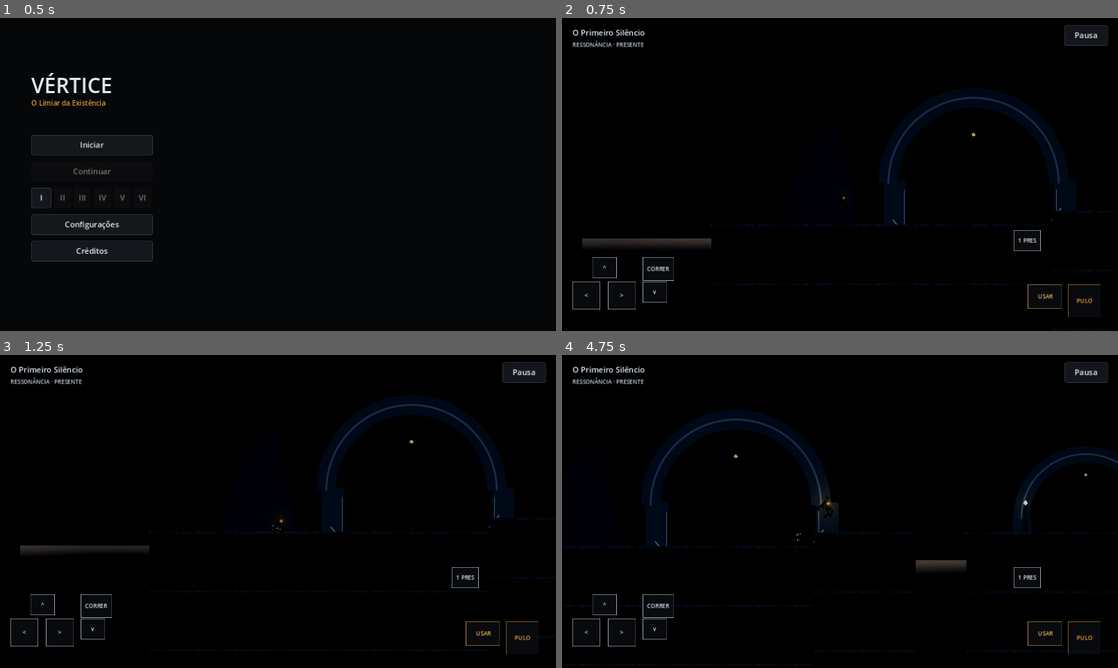
Above: before the commit, frames 1-4 (two rows, left to right).
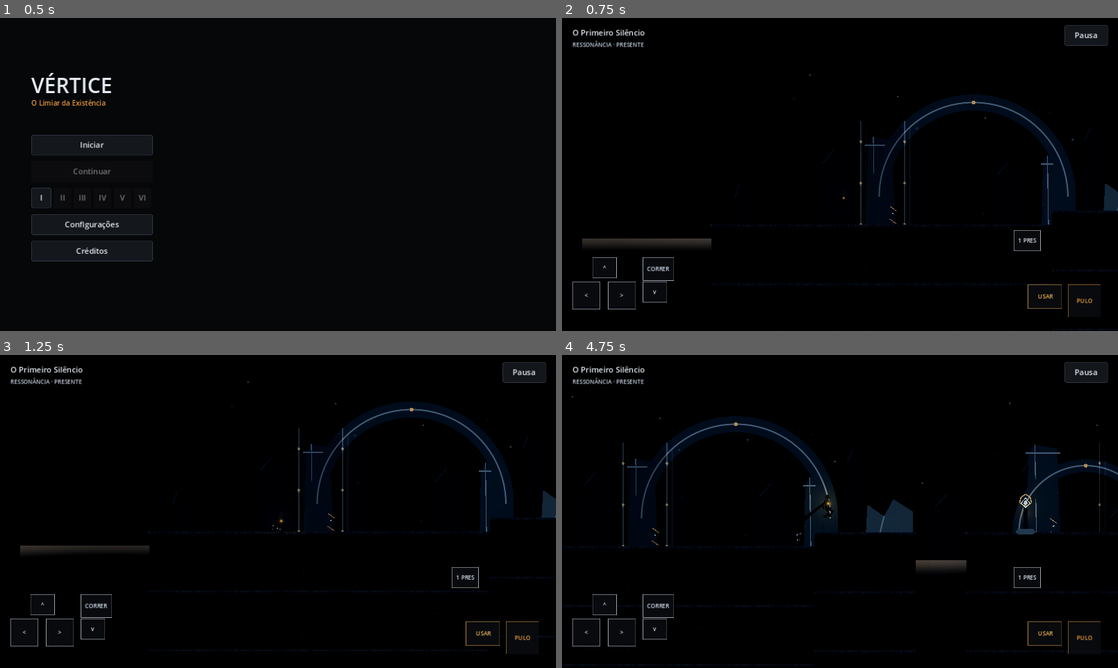
Above: after the commit, the same moments.

Repository: maguillah/VERTICE
Game: Godot game, scene res://scenes/main.tscn
Two runs of this game, one before a commit and one after it. Both use one fixed random seed, a clock stepped at 60 frames per second and the inputs below.
Inputs:
- Up to frame 1 (0.5 s): no input
- Up to frame 2 (0.75 s): click "Iniciar" at 0.5 s
- Up to frame 3 (1.25 s): no input
- Up to frame 4 (4.75 s): hold Shift (run) 1.28-2.03 s; hold D (move_right) 1.28-2.78 s; tap Space (jump) at 1.52, 2.27, 3.77, 4.52 s; tap E (interact) at 2.1 s; tap Shift (run) at 2.3, 3.8 s; hold A (move_left) 2.78-3.53 s; hold Shift (run) 2.78-3.53 s; hold D (move_right) from 3.53 s (still down); tap 2 (state_echo) at 3.6 s; hold Shift (run) from 4.28 s (still down); tap 1 (state_present) at 4.35 s

Frame 1 is identical in both runs. In frame 2, 1.5% of the frame differs, in the area x 31-100%, y 18-66%; in frame 3, 1.5%; in frame 4, 3.7%, in the area x 1-100%, y 13-62%.

Commit message:
Fase 01: reforma visual completa do capitulo 1

Diff:
--- a/VERTICE/scenes/area_1_silence.tscn
+++ b/VERTICE/scenes/area_1_silence.tscn
@@ -3,7 +3,7 @@
 [ext_resource type="Script" path="res://scripts/area_transition.gd" id="1_at"]
 [ext_resource type="PackedScene" path="res://scenes/checkpoint.tscn" id="2_cp"]
 [ext_resource type="Script" path="res://scripts/resonance_object.gd" id="3_ro"]
-[ext_resource type="Script" path="res://scripts/area1_visuals.gd" id="4_visuals"]
+[ext_resource type="Script" path="res://scripts/chapter_area_visuals.gd" id="4_visuals"]
 
 [sub_resource type="RectangleShape2D" id="RectangleShape2D_trig1"]
 size = Vector2(80, 640)
@@ -22,6 +22,7 @@
 [node name="Area1Visuals" type="Node2D" parent="."]
 z_index = -5
 script = ExtResource("4_visuals")
+area_id = 1
 
 [node name="AreaTrigger" type="Area2D" parent="."]
 position = Vector2(120, 320)
--- a/VERTICE/scenes/area_2_vestige.tscn
+++ b/VERTICE/scenes/area_2_vestige.tscn
@@ -1,10 +1,11 @@
-[gd_scene load_steps=10 format=3]
+[gd_scene load_steps=11 format=3]
 
 [ext_resource type="Script" path="res://scripts/area_transition.gd" id="1_at"]
 [ext_resource type="PackedScene" path="res://scenes/resonance_node.tscn" id="2_rn"]
 [ext_resource type="PackedScene" path="res://scenes/echo_memory.tscn" id="3_em"]
 [ext_resource type="Script" path="res://scripts/resonance_object.gd" id="4_ro"]
 
+[ext_resource type="Script" path="res://scripts/chapter_area_visuals.gd" id="chapter_visuals"]
 [sub_resource type="RectangleShape2D" id="RectangleShape2D_trig2"]
 size = Vector2(80, 640)
 
@@ -21,6 +22,11 @@
 size = Vector2(240, 22)
 
 [node name="Area2_Vestige" type="Node2D"]
+
+[node name="ChapterVisuals" type="Node2D" parent="."]
+z_index = -10
+script = ExtResource("chapter_visuals")
+area_id = 2
 
 [node name="AreaTrigger" type="Area2D" parent="."]
 position = Vector2(60, 320)
--- a/VERTICE/scenes/area_3_memory.tscn
+++ b/VERTICE/scenes/area_3_memory.tscn
@@ -1,10 +1,11 @@
-[gd_scene load_steps=12 format=3]
+[gd_scene load_steps=13 format=3]
 
 [ext_resource type="Script" path="res://scripts/area_transition.gd" id="1_at"]
 [ext_resource type="PackedScene" path="res://scenes/checkpoint.tscn" id="2_cp"]
 [ext_resource type="PackedScene" path="res://scenes/echo_memory.tscn" id="3_em"]
 [ext_resource type="Script" path="res://scripts/resonance_object.gd" id="4_ro"]
 
+[ext_resource type="Script" path="res://scripts/chapter_area_visuals.gd" id="chapter_visuals"]
 [sub_resource type="RectangleShape2D" id="RectangleShape2D_trig3"]
 size = Vector2(80, 640)
 
@@ -27,6 +28,11 @@
 size = Vector2(340, 160)
 
 [node name="Area3_Memory" type="Node2D"]
+
+[node name="ChapterVisuals" type="Node2D" parent="."]
+z_index = -10
+script = ExtResource("chapter_visuals")
+area_id = 3
 
 [node name="AreaTrigger" type="Area2D" parent="."]
 position = Vector2(60, 320)
--- a/VERTICE/scenes/area_4_distortion.tscn
+++ b/VERTICE/scenes/area_4_distortion.tscn
@@ -7,6 +7,7 @@
 [ext_resource type="PackedScene" path="res://scenes/echo_memory.tscn" id="5_em"]
 [ext_resource type="Script" path="res://scripts/resonance_object.gd" id="6_ro"]
 
+[ext_resource type="Script" path="res://scripts/chapter_area_visuals.gd" id="chapter_visuals"]
 [sub_resource type="RectangleShape2D" id="RectangleShape2D_trig4"]
 size = Vector2(80, 640)
 
@@ -26,6 +27,11 @@
 size = Vector2(320, 160)
 
 [node name="Area4_Distortion" type="Node2D"]
+
+[node name="ChapterVisuals" type="Node2D" parent="."]
+z_index = -10
+script = ExtResource("chapter_visuals")
+area_id = 4
 
 [node name="AreaTrigger" type="Area2D" parent="."]
 position = Vector2(60, 320)
--- a/VERTICE/scenes/area_5_call.tscn
+++ b/VERTICE/scenes/area_5_call.tscn
@@ -1,10 +1,11 @@
-[gd_scene load_steps=9 format=3]
+[gd_scene load_steps=10 format=3]
 
 [ext_resource type="Script" path="res://scripts/area_transition.gd" id="1_at"]
 [ext_resource type="PackedScene" path="res://scenes/resonance_node.tscn" id="2_rn"]
 [ext_resource type="PackedScene" path="res://scenes/echo_memory.tscn" id="3_em"]
 [ext_resource type="Script" path="res://scripts/resonance_object.gd" id="4_ro"]
 
+[ext_resource type="Script" path="res://scripts/chapter_area_visuals.gd" id="chapter_visuals"]
 [sub_resource type="RectangleShape2D" id="RectangleShape2D_trig5"]
 size = Vector2(80, 720)
 
@@ -18,6 +19,11 @@
 size = Vector2(760, 220)
 
 [node name="Area5_Call" type="Node2D"]
+
+[node name="ChapterVisuals" type="Node2D" parent="."]
+z_index = -10
+script = ExtResource("chapter_visuals")
+area_id = 5
 
 [node name="AreaTrigger" type="Area2D" parent="."]
 position = Vector2(80, 320)
--- a/VERTICE/scenes/checkpoint.tscn
+++ b/VERTICE/scenes/checkpoint.tscn
@@ -28,3 +28,23 @@
 color = Color(0.96, 0.62, 0.22, 1)
 energy = 0.5
 texture_scale = 3.2
+
+
+[node name="SigilFrame" type="Line2D" parent="."]
+position = Vector2(0, -64)
+z_index = 2
+points = PackedVector2Array(-13, 0, -10, -12, 0, -19, 10, -12, 13, 0, 0, 8, -13, 0)
+width = 2.0
+default_color = Color(0.71, 0.54, 0.32, 0.9)
+
+[node name="BaseOrnament" type="Polygon2D" parent="."]
+z_index = 1
+color = Color(0.25, 0.31, 0.35, 1)
+polygon = PackedVector2Array(-22, 0, -17, -8, 17, -8, 22, 0, 15, 5, -15, 5)
+
+[node name="InnerSigil" type="Line2D" parent="."]
+position = Vector2(0, -64)
+z_index = 3
+points = PackedVector2Array(0, -11, 9, 0, 0, 11, -9, 0, 0, -11)
+width = 1.5
+default_color = Color(0.45, 0.72, 0.73, 0.85)
--- /dev/null
+++ b/VERTICE/scripts/chapter_area_visuals.gd
@@ -0,0 +1,372 @@
+extends Node2D
+
+@export_range(1, 5) var area_id: int = 1
+
+const FAR := Color("#111923")
+const MID := Color("#202d38")
+const STONE := Color("#34424c")
+const EDGE := Color("#586873")
+const GOLD := Color("#b68b54")
+const CYAN := Color("#72a9ad")
+const DARK := Color("#0b1119")
+
+func _draw() -> void:
+	_draw_horizon()
+	match area_id:
+		1:
+			_draw_silence()
+		2:
+			_draw_vestige()
+		3:
+			_draw_memory()
+		4:
+			_draw_distortion()
+		5:
+			_draw_call()
+	_draw_ground_details()
+	_draw_material_layers()
+	_draw_architectural_details()
+	_draw_ambient_motes()
+
+func _draw_horizon() -> void:
+	for i in range(9):
+		var x := float(i) * 190.0 - 80.0
+		var h := 150.0 + float((i * 73) % 170)
+		var w := 42.0 + float((i * 29) % 55)
+		draw_colored_polygon(PackedVector2Array([
+			Vector2(x, 570), Vector2(x + 12, 570 - h),
+			Vector2(x + w * 0.5, 570 - h - 28),
+			Vector2(x + w, 570 - h), Vector2(x + w + 18, 570)
+		]), FAR)
+		draw_line(Vector2(x + 12, 570 - h),
+			Vector2(x + w * 0.5, 570 - h - 28), MID, 2.0)
+
+func _draw_silence() -> void:
+	_pillar(250, 600, 70, 310)
+	_pillar(625, 600, 58, 270)
+	_pillar(1120, 600, 82, 340)
+	_pillar(1430, 600, 48, 220)
+	_arch(450, 420, 205, 34)
+	_arch(1210, 450, 145, 27)
+	_ruin(780, 580, 110, 190)
+	_draw_waterline(0, 1530, 605)
+	_rune_column(275, 440)
+	_rune_column(1140, 420)
+
+func _draw_vestige() -> void:
+	for i in range(7):
+		var x := 100.0 + i * 205.0
+		draw_line(Vector2(x, 170), Vector2(x - 70, 590), EDGE, 5.0)
+		draw_line(Vector2(x + 15, 170), Vector2(x + 90, 590), MID, 3.0)
+		draw_line(Vector2(x - 70, 320), Vector2(x + 90, 320), STONE, 8.0)
+		draw_circle(Vector2(x, 320), 7.0, GOLD)
+		draw_line(Vector2(x - 70, 320), Vector2(x + 90, 320), EDGE, 1.5)
+		_draw_cable(x - 70, 320, x - 115, 480)
+		_draw_cable(x + 90, 320, x + 130, 490)
+	_pillar(380, 590, 90, 260)
+	_pillar(1180, 590, 110, 330)
+	_gear(760, 285, 54)
+
+func _draw_memory() -> void:
+	for i in range(6):
+		var x := 130.0 + i * 235.0
+		var y := 205.0 + float((i % 3) * 55)
+		draw_colored_polygon(PackedVector2Array([
+			Vector2(x - 70, y + 120), Vector2(x - 45, y - 20),
+			Vector2(x, y - 65), Vector2(x + 48, y - 20),
+			Vector2(x + 70, y + 120)
+		]), MID)
+		draw_polyline(PackedVector2Array([
+			Vector2(x - 45, y + 90), Vector2(x - 20, y + 20),
+			Vector2(x, y - 30), Vector2(x + 25, y + 20),
+			Vector2(x + 48, y + 90)
+		]), EDGE, 2.0, true)
+		draw_circle(Vector2(x, y - 65), 5.0, CYAN)
+		draw_line(Vector2(x, y + 120), Vector2(x, 590), EDGE, 2.0)
+		_draw_fragments(x, y + 145)
+	_arch(750, 390, 115, 22)
+	_arch(1280, 410, 155, 25)
+
+func _draw_distortion() -> void:
+	for i in range(6):
+		var x := 170.0 + i * 245.0
+		var offset := float((i % 2) * 65)
+		draw_colored_polygon(PackedVector2Array([
+			Vector2(x - 60, 590), Vector2(x - 30, 230 + offset),
+			Vector2(x + 55, 190 + offset), Vector2(x + 90, 590)
+		]), MID)
+		draw_line(Vector2(x - 30, 230 + offset),
+			Vector2(x + 55, 190 + offset), CYAN, 2.0)
+		draw_line(Vector2(x, 250 + offset),
+			Vector2(x + 15, 560), EDGE, 2.0)
+		draw_circle(Vector2(x + 12, 360 + offset), 5.0, GOLD)
+	_draw_broken_ring(480, 340, 115)
+	_draw_broken_ring(1120, 300, 150)
+	_gear(800, 410, 38)
+
+func _draw_call() -> void:
+	_pillar(170, 600, 85, 350)
+	_pillar(440, 600, 65, 280)
+	_pillar(1310, 600, 95, 390)
+	_pillar(1530, 600, 70, 300)
+	_arch(760, 430, 265, 48)
+	_arch(1160, 420, 185, 32)
+	_arch(760, 430, 205, 3)
+	_draw_broken_ring(760, 330, 95)
+	_draw_rune_field(1160, 320)
+	_draw_waterline(0, 1650, 610)
+
+func _draw_ground_details() -> void:
+	for i in range(24):
+		var x := float(i) * 67.0 + 18.0
+		var y := 574.0 + float((i * 13) % 30)
+		draw_line(Vector2(x, y), Vector2(x + 18, y - 2), EDGE, 1.4)
+		if i % 4 == 0:
+			draw_circle(Vector2(x + 28, y - 12), 2.2, GOLD)
+
+func _pillar(x: float, base: float, width: float, height: float) -> void:
+	var top := base - height
+	draw_colored_polygon(PackedVector2Array([
+		Vector2(x - width * 0.5, base),
+		Vector2(x - width * 0.42, top + 18),
+		Vector2(x - width * 0.25, top),
+		Vector2(x + width * 0.35, top + 8),
+		Vector2(x + width * 0.5, base)
+	]), MID)
+	draw_line(Vector2(x - width * 0.25, top),
+		Vector2(x - width * 0.18, base), EDGE, 2.0)
+	draw_line(Vector2(x + width * 0.35, top + 8),
+		Vector2(x + width * 0.5, base), DARK, 3.0)
+	draw_line(Vector2(x - width * 0.5, top + 18),
+		Vector2(x + width * 0.42, top + 18), EDGE, 3.0)
+
+func _arch(x: float, y: float, radius: float, thickness: float) -> void:
+	draw_arc(Vector2(x, y), radius, PI, TAU, 48, MID, thickness, true)
+	draw_arc(Vector2(x, y), radius, PI, TAU, 48, EDGE, 2.0, true)
+	draw_line(Vector2(x - radius, y), Vector2(x - radius, 590), MID, thickness)
+	draw_line(Vector2(x + radius, y), Vector2(x + radius, 590), MID, thickness)
+	draw_circle(Vector2(x, y - radius), 4.0, GOLD)
+
+func _ruin(x: float, y: float, width: float, height: float) -> void:
+	draw_colored_polygon(PackedVector2Array([
+		Vector2(x - width * 0.5, y),
+		Vector2(x - width * 0.4, y - height),
+		Vector2(x - 8, y - height + 25),
+		Vector2(x + 12, y - height - 12),
+		Vector2(x + width * 0.5, y - height + 15),
+		Vector2(x + width * 0.5, y)
+	]), STONE)
+	draw_polyline(PackedVector2Array([
+		Vector2(x - 8, y - height + 25),
+		Vector2(x - 18, y - height + 65),
+		Vector2(x + 5, y - height + 95),
+		Vector2(x - 3, y - height + 130)
+	]), EDGE, 2.0, true)
+
+func _rune_column(x: float, y: float) -> void:
+	for i in range(4):
+		var yy := y + i * 28.0
+		draw_line(Vector2(x - 7, yy), Vector2(x + 7, yy + 10), GOLD, 1.5)
+		draw_circle(Vector2(x, yy + 16), 2.0, CYAN)
+
+func _draw_waterline(x1: float, x2: float, y: float) -> void:
+	for i in range(15):
+		var x := x1 + float(i) * ((x2 - x1) / 15.0)
+		var length := 25.0 + float((i * 17) % 75)
+		draw_line(Vector2(x, y), Vector2(x + length, y), CYAN, 1.0)
+		draw_line(Vector2(x + 12, y + 5), Vector2(x + length * 0.65, y + 5), EDGE, 1.0)
+
+func _draw_cable(x1: float, y1: float, x2: float, y2: float) -> void:
+	draw_line(Vector2(x1, y1), Vector2(x2, y2), DARK, 4.0)
+	draw_line(Vector2(x1, y1), Vector2(x2, y2), EDGE, 1.0)
+
+func _gear(x: float, y: float, radius: float) -> void:
+	draw_circle(Vector2(x, y), radius, DARK)
+	draw_arc(Vector2(x, y), radius, 0, TAU, 32, EDGE, 5.0)
+	draw_arc(Vector2(x, y), radius * 0.68, 0, TAU, 32, GOLD, 2.0)
+	draw_circle(Vector2(x, y), radius * 0.22, MID)
+	draw_circle(Vector2(x, y), 4.0, CYAN)
+	for i in range(8):
+		var angle := TAU * float(i) / 8.0
+		var a := Vector2(cos(angle), sin(angle))
+		draw_line(Vector2(x, y) + a * radius,
+			Vector2(x, y) + a * (radius + 12.0), EDGE, 5.0)
+
+func _draw_fragments(x: float, y: float) -> void:
+	draw_colored_polygon(PackedVector2Array([
+		Vector2(x - 28, y), Vector2(x - 8, y - 25),
+		Vector2(x + 18, y - 12), Vector2(x + 30, y + 10)
+	]), STONE)
+	draw_line(Vector2(x - 28, y), Vector2(x + 30, y + 10), EDGE, 2.0)
+
+func _draw_broken_ring(x: float, y: float, radius: float) -> void:
+	draw_arc(Vector2(x, y), radius, 0.2, 2.2, 36, MID, 12.0, true)
+	draw_arc(Vector2(x, y), radius, 2.65, 5.5, 36, MID, 12.0, true)
+	draw_arc(Vector2(x, y), radius + 13.0, 0.3, 1.8, 24, EDGE, 2.0, true)
+	draw_circle(Vector2(x, y), 7.0, GOLD)
+
+func _draw_rune_field(x: float, y: float) -> void:
+	for i in range(7):
+		var angle := TAU * float(i) / 7.0
+		var p := Vector2(x, y) + Vector2(cos(angle), sin(angle)) * 65.0
+		draw_circle(p, 3.0, GOLD)
+		draw_line(Vector2(x, y), p, Color(CYAN, 0.22), 1.0)
+
+
+# FASE01_MATERIAL_PASS
+func _draw_material_layers() -> void:
+	match area_id:
+		1:
+			draw_texture_rect(TextureFactory2D.tex_wet_concrete,
+				Rect2(0, 548, 1530, 64), true,
+				Color(1.0, 1.0, 1.0, 0.20))
+			draw_texture_rect(TextureFactory2D.tex_carved_stone,
+				Rect2(205, 270, 95, 310), true,
+				Color(0.85, 0.91, 1.0, 0.19))
+			draw_texture_rect(TextureFactory2D.tex_core_glow,
+				Rect2(1035, 365, 90, 90), false,
+				Color(1.0, 0.78, 0.48, 0.16))
+		2:
+			draw_texture_rect(TextureFactory2D.tex_oxidized_metal,
+				Rect2(120, 270, 1330, 235), true,
+				Color(0.82, 0.94, 0.96, 0.20))
+			draw_texture_rect(TextureFactory2D.tex_concrete,
+				Rect2(180, 450, 1260, 100), true,
+				Color(0.85, 0.90, 0.94, 0.17))
+		3:
+			draw_texture_rect(TextureFactory2D.tex_carved_stone,
+				Rect2(100, 210, 1380, 310), true,
+				Color(0.83, 0.91, 1.0, 0.17))
+			draw_texture_rect(TextureFactory2D.tex_core_glow,
+				Rect2(760, 280, 120, 120), false,
+				Color(0.48, 0.91, 0.96, 0.17))
+		4:
+			draw_texture_rect(TextureFactory2D.tex_oxidized_metal,
+				Rect2(180, 205, 1330, 300), true,
+				Color(0.88, 0.91, 0.96, 0.19))
+			draw_texture_rect(TextureFactory2D.tex_concrete,
+				Rect2(220, 450, 1280, 90), true,
+				Color(0.88, 0.84, 0.78, 0.17))
+		5:
+			draw_texture_rect(TextureFactory2D.tex_carved_stone,
+				Rect2(80, 230, 1600, 350), true,
+				Color(0.91, 0.88, 0.81, 0.18))
+			draw_texture_rect(TextureFactory2D.tex_wet_concrete,
+				Rect2(180, 570, 1500, 55), true,
+				Color(0.79, 0.91, 0.96, 0.22))
+
+
+func _draw_ambient_motes() -> void:
+	var span := 1500.0
+	if area_id == 5:
+		span = 1650.0
+
+	for i in range(30):
+		var x := fmod(float(i) * 137.0 + float(area_id) * 53.0, span)
+		var y := 105.0 + fmod(float(i) * 83.0, 405.0)
+		var radius := 1.0 + float(i % 3) * 0.65
+		var alpha := 0.12 + float(i % 4) * 0.045
+		var tint := Color(CYAN.r, CYAN.g, CYAN.b, alpha)
+
+		if i % 5 == 0:
+			tint = Color(GOLD.r, GOLD.g, GOLD.b, alpha)
+
+		draw_circle(Vector2(x, y), radius, tint)
+
+	for i in range(8):
+		var x := 95.0 + float(i) * 190.0
+		var y := 155.0 + float((i * 47) % 220)
+		draw_circle(Vector2(x, y), 5.0,
+			Color(CYAN.r, CYAN.g, CYAN.b, 0.055))
+		draw_circle(Vector2(x, y), 1.8,
+			Color(0.82, 0.96, 0.96, 0.30))
+
+
+# FASE01_ARCHITECTURE_PASS
+func _draw_architectural_details() -> void:
+	match area_id:
+		1:
+			# Ruínas monumentais e frisos de pedra
+			for x in [205.0, 300.0, 1240.0, 1335.0]:
+				draw_line(Vector2(x, 255), Vector2(x, 555),
+					Color(0.65, 0.76, 0.82, 0.30), 3.0)
+				draw_line(Vector2(x + 12, 270), Vector2(x + 12, 540),
+					Color(0.65, 0.76, 0.82, 0.16), 1.5)
+				for y in [300.0, 390.0, 480.0]:
+					draw_circle(Vector2(x, y), 3.0,
+						Color(0.82, 0.72, 0.52, 0.48))
+			for i in range(8):
+				var x := 360.0 + float(i) * 90.0
+				draw_line(Vector2(x, 535), Vector2(x + 28, 520),
+					Color(0.65, 0.76, 0.82, 0.20), 1.5)
+
+		2:
+			# Vigas, suportes e rebites industriais
+			for y in [270.0, 292.0, 430.0]:
+				draw_line(Vector2(140, y), Vector2(1430, y + 12),
+					Color(0.55, 0.72, 0.75, 0.28), 4.0)
+			for x in [180.0, 470.0, 760.0, 1050.0, 1340.0]:
+				draw_line(Vector2(x, 285), Vector2(x + 18, 495),
+					Color(0.55, 0.72, 0.75, 0.30), 5.0)
+				draw_line(Vector2(x + 9, 300), Vector2(x + 27, 490),
+					Color(0.80, 0.85, 0.82, 0.16), 1.5)
+				for y in [320.0, 390.0, 460.0]:
+					draw_circle(Vector2(x + 8, y), 3.5,
+						Color(0.82, 0.66, 0.43, 0.55))
+			for i in range(12):
+				var x := 230.0 + float(i) * 100.0
+				draw_line(Vector2(x, 305), Vector2(x + 35, 330),
+					Color(0.55, 0.72, 0.75, 0.20), 1.5)
+
+		3:
+			# Molduras de memória e fragmentos suspensos
+			for i in range(6):
+				var x := 180.0 + float(i) * 235.0
+				var y := 245.0 + float(i % 2) * 65.0
+				draw_rect(Rect2(x, y, 92, 118), Color(0.52, 0.82, 0.86, 0.26), false, 2.0)
+				draw_line(Vector2(x + 12, y + 18),
+					Vector2(x + 80, y + 18),
+					Color(0.82, 0.88, 0.84, 0.22), 1.5)
+				draw_line(Vector2(x + 12, y + 96),
+					Vector2(x + 80, y + 96),
+					Color(0.82, 0.88, 0.84, 0.22), 1.5)
+				draw_circle(Vector2(x + 46, y + 58), 5.0,
+					Color(0.48, 0.91, 0.96, 0.38))
+			for i in range(9):
+				var x := 140.0 + float(i) * 155.0
+				draw_line(Vector2(x, 180), Vector2(x - 18, 225),
+					Color(0.52, 0.82, 0.86, 0.20), 1.5)
+
+		4:
+			# Estruturas deformadas e reforços expostos
+			for i in range(7):
+				var x := 180.0 + float(i) * 205.0
+				var lean := 32.0 if i % 2 == 0 else -24.0
+				draw_line(Vector2(x, 210), Vector2(x + lean, 515),
+					Color(0.68, 0.72, 0.78, 0.28), 5.0)
+				draw_line(Vector2(x + 8, 225),
+					Vector2(x + lean + 8, 500),
+					Color(0.88, 0.76, 0.61, 0.18), 1.5)
+				for y in [290.0, 390.0, 490.0]:
+					draw_circle(Vector2(x + lean * 0.5, y), 3.0,
+						Color(0.88, 0.76, 0.61, 0.42))
+			for y in [250.0, 470.0]:
+				draw_line(Vector2(190, y), Vector2(1450, y - 25),
+					Color(0.68, 0.72, 0.78, 0.18), 2.0)
+
+		5:
+			# Grande portal final, com anéis e inscrições
+			for i in range(9):
+				var x := 170.0 + float(i) * 180.0
+				draw_line(Vector2(x, 250), Vector2(x + 22, 555),
+					Color(0.78, 0.75, 0.66, 0.28), 4.0)
+				draw_line(Vector2(x + 12, 265), Vector2(x + 34, 540),
+					Color(0.90, 0.82, 0.65, 0.16), 1.5)
+				draw_circle(Vector2(x + 11, 390), 4.0,
+					Color(0.92, 0.72, 0.43, 0.48))
+			for i in range(13):
+				var x := 220.0 + float(i) * 110.0
+				draw_line(Vector2(x, 555), Vector2(x + 18, 535),
+					Color(0.90, 0.82, 0.65, 0.24), 2.0)
+			draw_arc(Vector2(850, 345), 72.0, 0.0, TAU, 64, Color(0.48, 0.91, 0.96, 0.12), 2.0)
+			draw_arc(Vector2(850, 345), 58.0, 0.0, TAU, 64, Color(0.92, 0.72, 0.43, 0.18), 1.5)
Not shown: 1 places in VERTICE/scenes/area_4_distortion.tscn that only renumber resources
